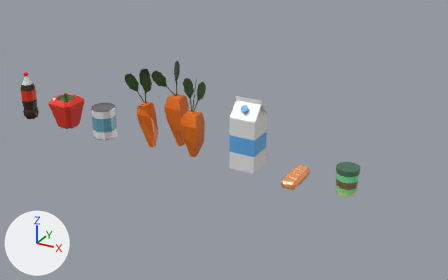
A saved change to the Blender file Assets/Art/Models/ITENS.blend.
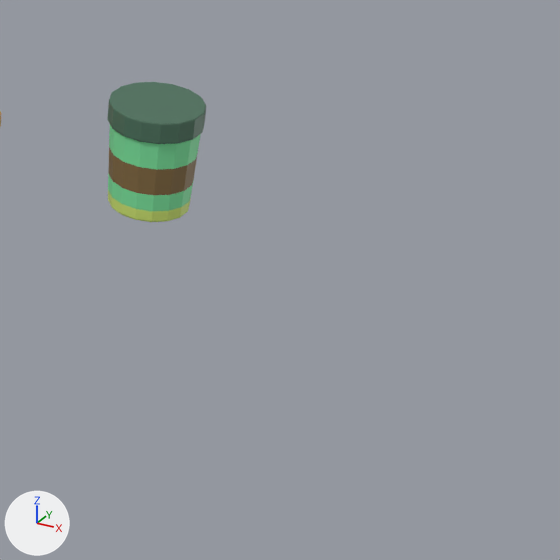
Each version is shown whole from a 50 mm lens placed at (39.28, -36.4, 20.13), pointed at (18.88, 0.68, 1.59), then close up on the part from 69% to 100% of the width and 51% to 100% of the height. Lighting does not change. The marker at lower left points along +X, +Y and +Z.

In view in the first close-up: 'sorvete'.
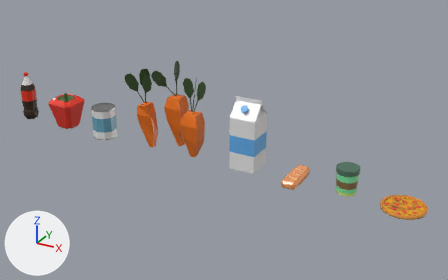
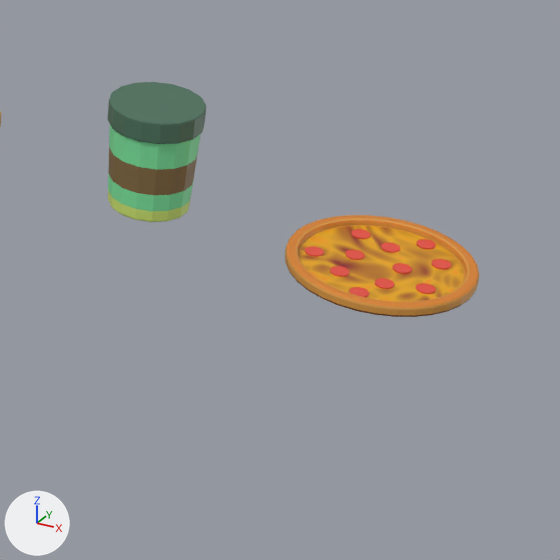
Commit message: pizza junto do itens gerais

Patch to the scene script:
```diff
--- a/Assets/Art/Models/ITENS.blend.py
+++ b/Assets/Art/Models/ITENS.blend.py
@@ mat_quejio @@
+mat_quejio = bpy.data.materials.new('quejio')
+# nodes: BsdfPrincipled, Mapping, OutputMaterial, TexCoord, TexNoise, TexVoronoi, ValToRGB
+# colours: red #8f1f24, yellow #eaac08, orange #ff7200
@@ mat_calabresa @@
+mat_calabresa = principled_material('calabresa')
+mat_calabresa.base_color = (0.8, 0.0716, 0.0466)  # red #e74c3d
+mat_calabresa.roughness = 0.3
@@ mat_pizza_fundo @@
+mat_pizza_fundo = principled_material('pizza fundo')
+mat_pizza_fundo.base_color = (0.26, 0.0714, 0.00525)  # brown #8b4c10
@@ mat_pizza_claro @@
+mat_pizza_claro = principled_material('pizza claro')
+mat_pizza_claro.base_color = (0.686, 0.31, 0.0555)  # orange #d89743
@@ mat_pizza_escuro @@
+mat_pizza_escuro = principled_material('pizza escuro')
+mat_pizza_escuro.base_color = (0.711, 0.229, 0.0249)  # orange #db842c
@@ me_cylinder_004 @@
+me_cylinder_004.from_pydata(...)  # 1760 vertices, 1400 faces; spans x -1.5..1.5, y -1.5..1.5, z -0.1..0.1
+# faces by material slot: [160, 96, 65, 1, 1078]
+me_cylinder_004.materials.append(mat_pizza_claro)  # orange #d89743
+me_cylinder_004.materials.append(mat_pizza_escuro)  # orange #db842c
+me_cylinder_004.materials.append(mat_pizza_fundo)  # brown #8b4c10
+me_cylinder_004.materials.append(mat_quejio)
+me_cylinder_004.materials.append(mat_calabresa)  # red #e74c3d
@@ ob_cylinder @@
+ob_cylinder = bpy.data.objects.new('Cylinder', me_cylinder_004)
+ob_cylinder.location = (32.53, 0.0, 0.01)
```

Where the change shows, as pixel boxes (x1, y1, x2, y2) in the close-ups (560 x 560 px):
'Cylinder', added (orange): after (285, 215, 479, 317)
    faces in mat_quejio: (300, 226, 464, 302)
    faces in mat_pizza_claro (orange #d89743): (285, 218, 479, 316)
    faces in mat_pizza_escuro (orange #db832c): (287, 215, 479, 307)
    faces in mat_calabresa (red #e74c3d): (305, 229, 451, 297)
    faces in mat_pizza_fundo (brown #8b4c10): (288, 269, 472, 317)
